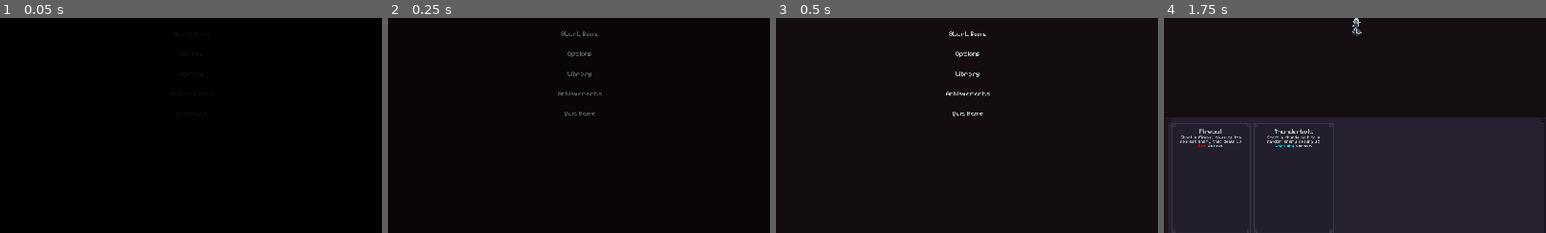
Above: before the commit, frames 1-4 (left to right).
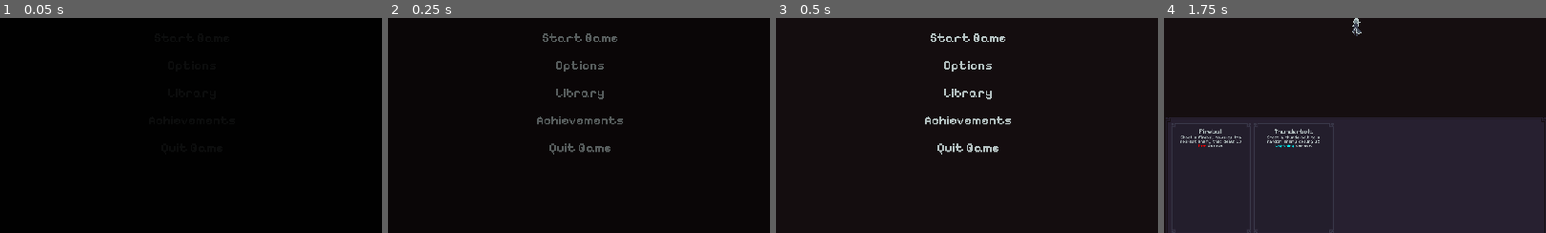
Above: after the commit, the same moments.

Repository: Jelmerrr/Grimoire
Game: Godot game, scene res://Scenes/TitleScreenScene.tscn
The game is run twice, just before and just after one commit, with the same random seed, the same clock (stepped at 60 frames per second) and the same inputs.
Inputs:
- Up to frame 1 (0.05 s): no input
- Up to frame 2 (0.25 s): no input
- Up to frame 3 (0.5 s): no input
- Up to frame 4 (1.75 s): click "Start Game" at 0.5 s; click "Fight!" at 1.25 s
The pictures show only the part of the screen within x 25-75%, y 48-98%; the shares and areas given below are measured in that part.

The runs differ from the first frame. In frame 2, 1.6% of the frame differs, in the area x 39-62%, y 6-64%; in frame 3, 1.8%; in frame 4, nothing differs.

Commit message:
Update main menu ui

Diff:
--- a/Assets/UI/Themes/TitleScreen_Button_UI_Theme.tres
+++ b/Assets/UI/Themes/TitleScreen_Button_UI_Theme.tres
@@ -61,7 +61,7 @@
 Button/constants/h_separation = 4
 Button/constants/icon_max_width = 0
 Button/constants/outline_size = 0
-Button/font_sizes/font_size = 16
+Button/font_sizes/font_size = 32
 Button/fonts/font = ExtResource("1_l1nx6")
 Button/styles/disabled = SubResource("StyleBoxEmpty_6slqc")
 Button/styles/focus = SubResource("StyleBoxEmpty_3rwdf")
